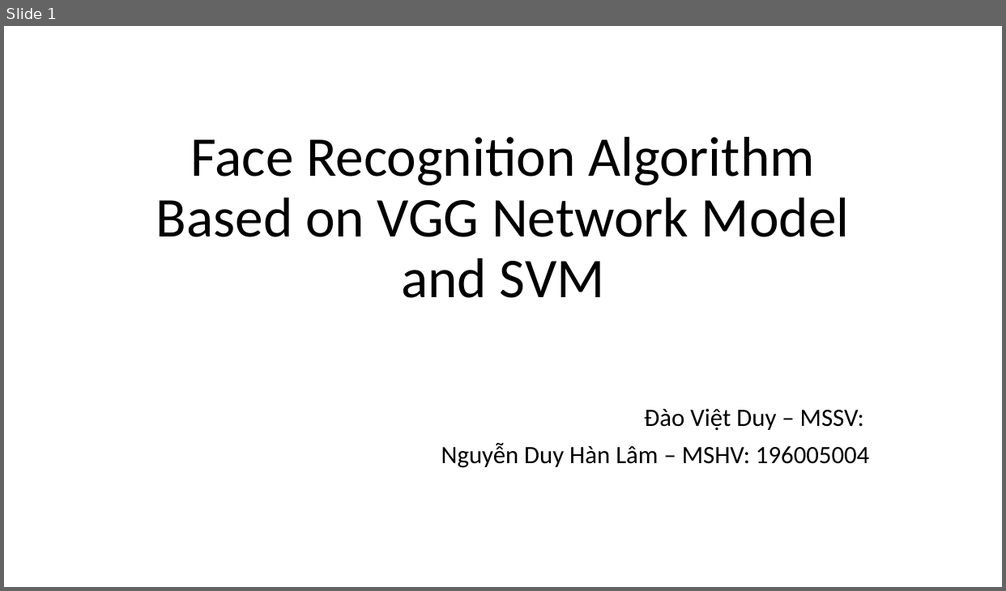
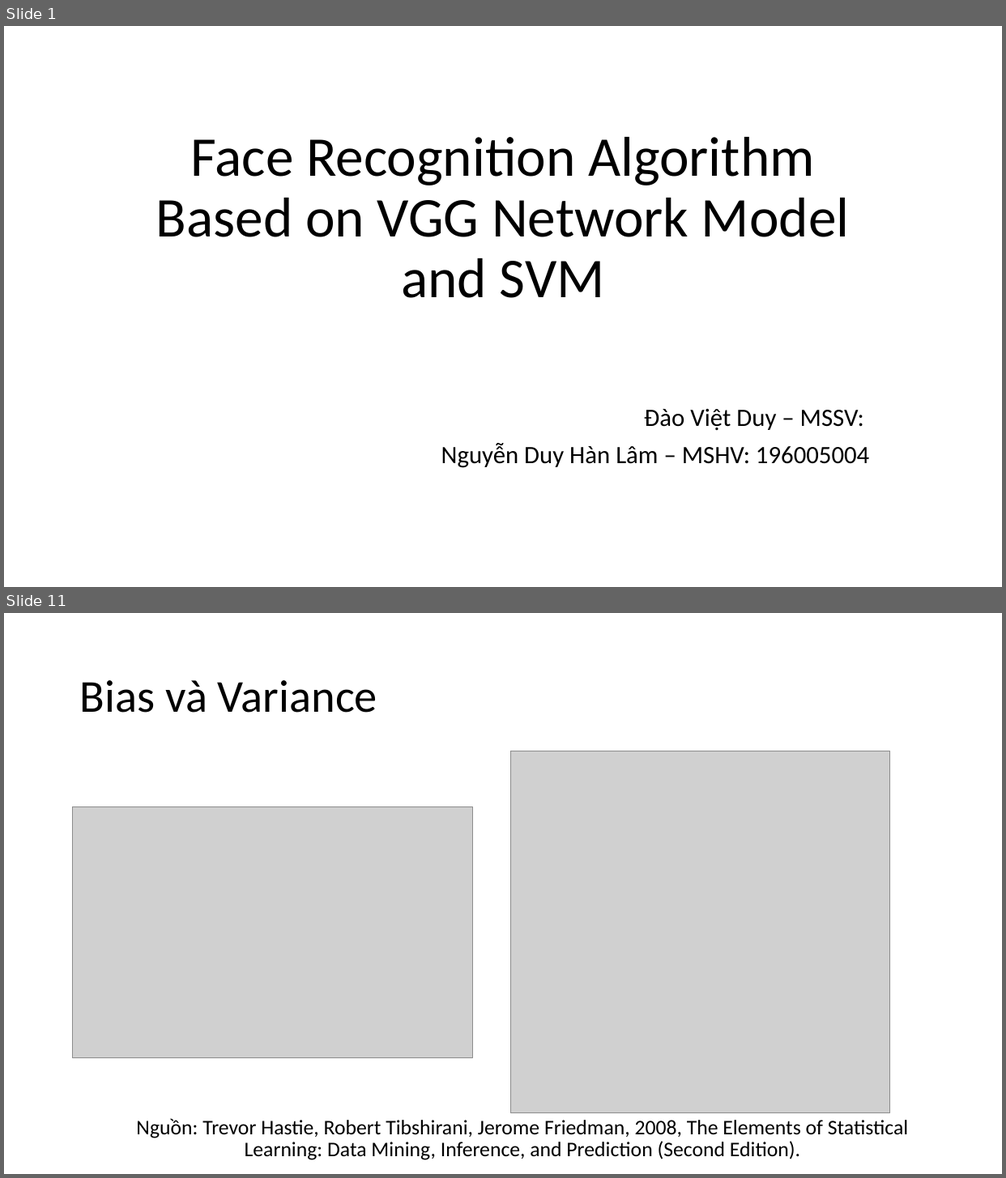
Before and after one commit to nguyenduyhanlam/Computer_vision, a slide deck: Face Recognition Algorithm Based on VGG Network Model.pptx. Shown one above the other, each under a label of ours: slide 1 before the commit, slides 1 and 11 after it; the slides between them are not shown. The pictures are 1006x591 and 1006x1178 pixels, drawn with LibreOffice and Linux fonts; fonts in the diff are those of the drawing; grey boxes stand for pictures. Boxes give left, top, right and bottom in pixels: in the first picture for what was removed or moved away, otherwise in the second. Text is boxed around its words. In the diff, an @@ line names an element or a change of style, - is before the commit and + after.

```diff
--- a/Face Recognition Algorithm Based on VGG Network Model.pptx
+++ b/Face Recognition Algorithm Based on VGG Network Model.pptx
@@ slide 11 added at bbox=[4, 613, 1002, 1174], background #FFFFFF @@
@@ title added at bbox=[80, 680, 377, 713], 44 pt, text #000000 @@
+Bias và Variance
@@ picture added at bbox=[511, 752, 889, 1113] @@
@@ picture added at bbox=[73, 807, 473, 1058] @@
@@ text added at bbox=[136, 1118, 908, 1161], 20 pt, text #000000 @@
+Nguồn: Trevor Hastie, Robert Tibshirani, Jerome Friedman, 2008, The Elements of Statistical Learning: Data Mining, Inference, and Prediction (Second Edition).
```
Also in this commit, not shown: 1 slide changed, 11 other slides added, 1 other file.
